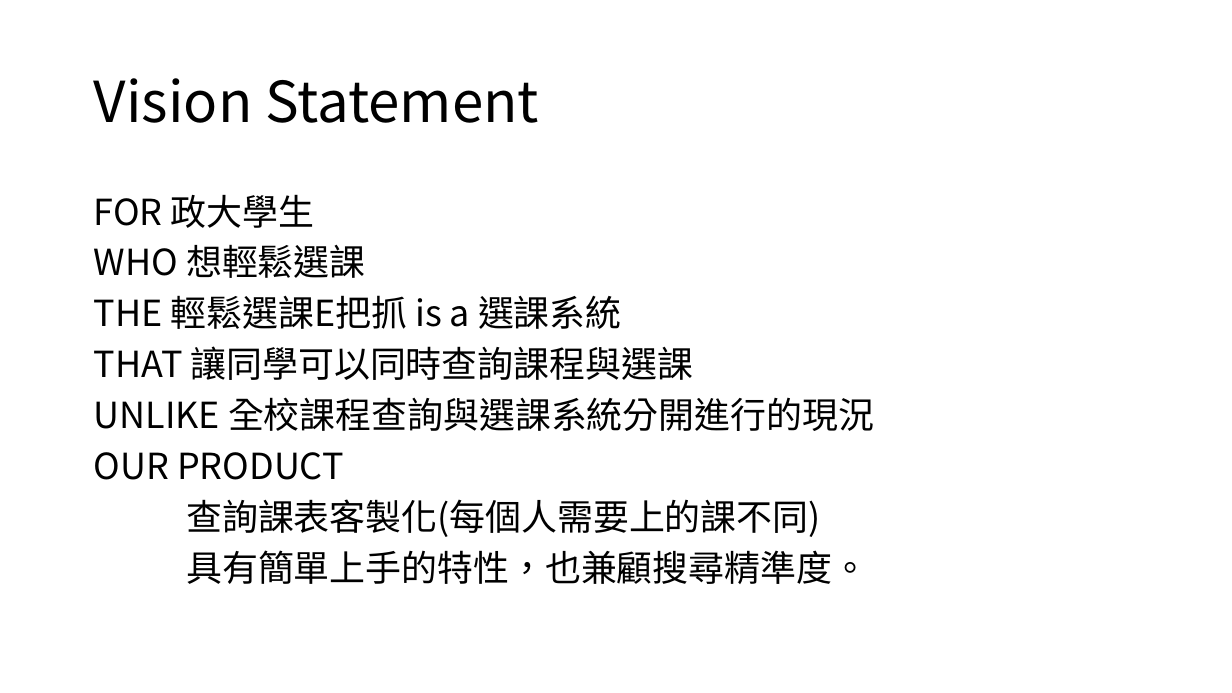
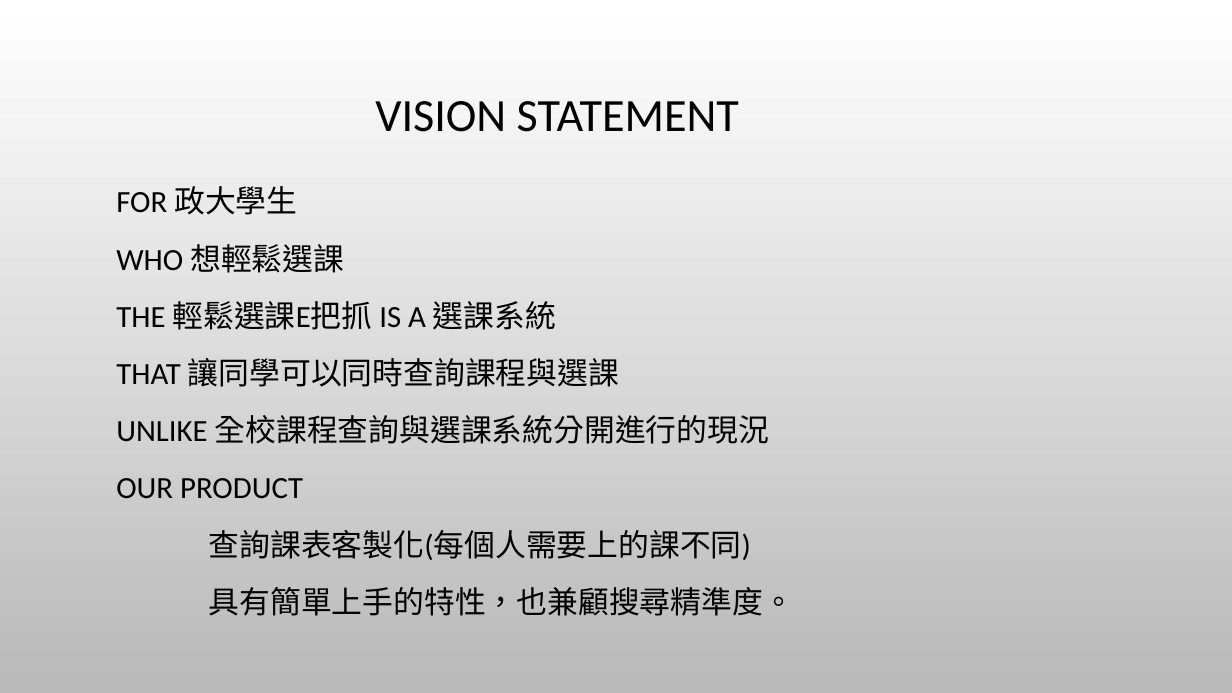
Before and after one commit to kai2june/me_courseSelecting, a slide deck: slide 3 of 期中檢查.pptx (slide 4 before the commit). Drawn at 1232x693 pixels with LibreOffice and Linux fonts; fonts in the diff are those of the drawing; background and template pictures are left out. Boxes give left, top, right and bottom in pixels: in the first picture for what was removed or moved away, otherwise in the second. Text is boxed around its words. In the diff, an @@ line names an element or a change of style, - is before the commit and + after.

```diff
--- a/期中檢查.pptx
+++ b/期中檢查.pptx
@@ background #FFFFFF to picture (left out) @@
@@ title at bbox=[375, 101, 739, 132]: text changed; size 44 to 36 pt; font Noto Sans CJK SC to Calibri @@
-Vision Statement
+VISION STATEMENT
@@ text "FOR 政大學生": place and size @@
-text "FOR 政大學生" at bbox=[94, 194, 874, 584]
+text "FOR 政大學生" at bbox=[116, 186, 794, 616]
@@ text at bbox=[116, 186, 794, 616]: size 28 to 24 pt, font Noto Sans CJK SC to Calibri in "FOR 政大學生", "WHO 想輕鬆選課", "THAT 讓同學可以同時查詢課程與選課", "UNLIKE 全校課程查詢與選課系統分開進行的現況" and 3 more places; line spacing 1 to 1.2; more space between paragraphs @@
@@ text at bbox=[116, 301, 556, 330]: text changed; size 28 to 24 pt; font Noto Sans CJK SC to Calibri @@
-THE 輕鬆選課E把抓 is a 選課系統
+THE 輕鬆選課E把抓 IS A 選課系統
```
Also in this commit, not shown: 8 other slides changed, 8 slides added, 2 slides removed.
